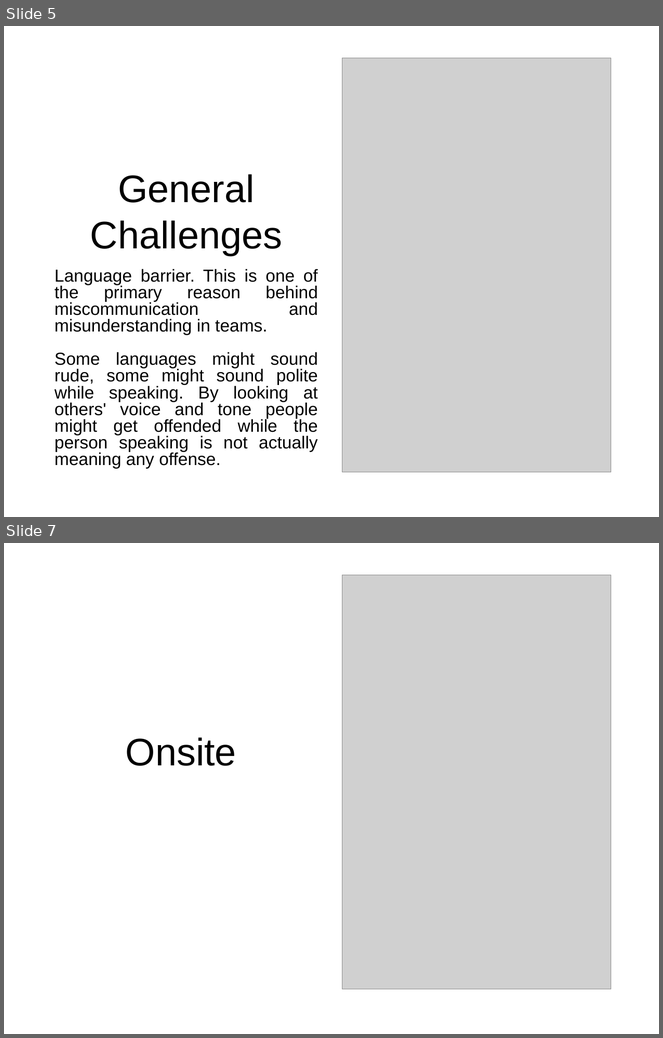
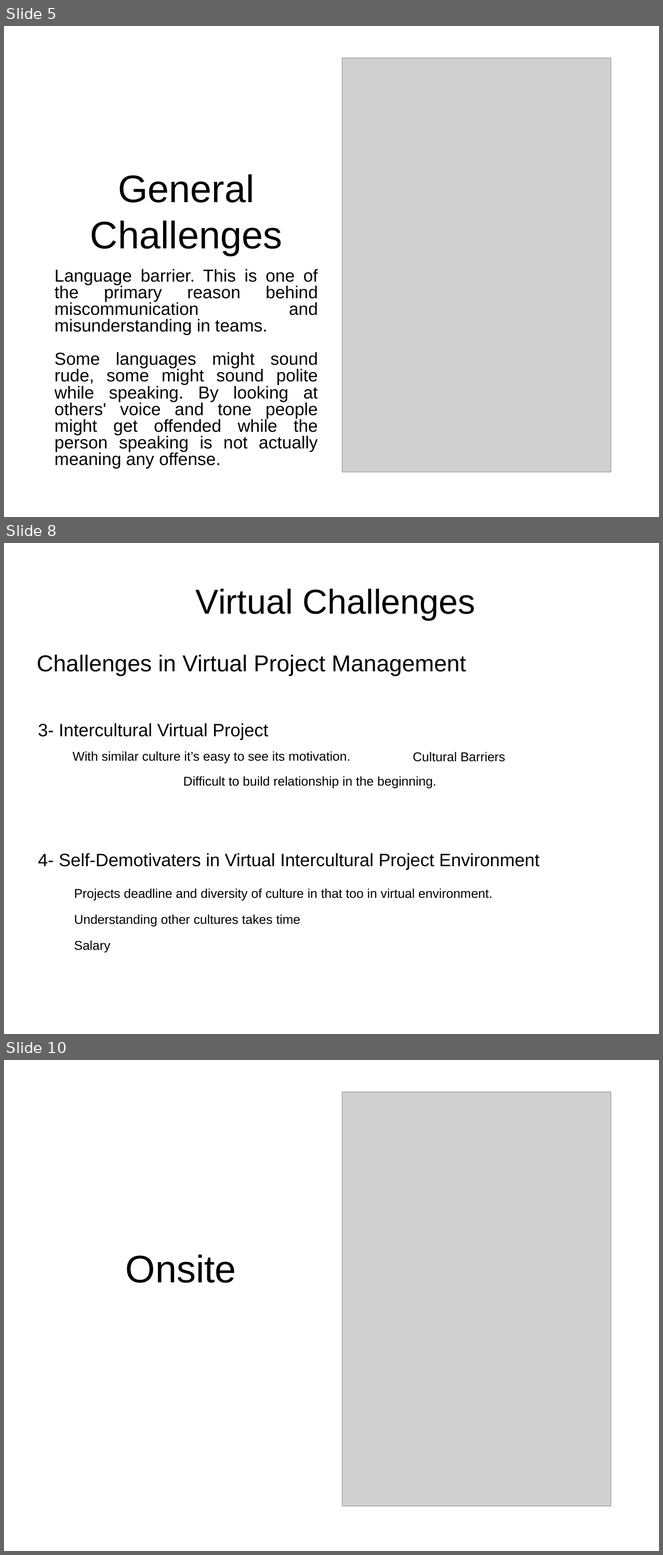
Before and after one commit to samiuljahan/IPM17, a slide deck: PPT.pptx. Shown one above the other, each under a label of ours: slides 5 and 7 before the commit, slides 5, 8 and 10 after it; the slides between them are not shown. The pictures are 663x1038 and 663x1555 pixels, drawn with LibreOffice and Linux fonts; fonts in the diff are those of the drawing; grey boxes stand for pictures. Boxes give left, top, right and bottom in pixels: in the first picture for what was removed or moved away, otherwise in the second. Text is boxed around its words. In the diff, an @@ line names an element or a change of style, - is before the commit and + after.

```diff
--- a/PPT.pptx
+++ b/PPT.pptx
@@ slide 8 added at [4,543,659,1034], background #FFFFFF @@
@@ title added at [196,589,475,620], 54 pt, text #000000 @@
+Virtual Challenges
@@ text added at [37,655,466,676], 36 pt, text #000000 @@
+Challenges in Virtual Project Management
@@ text added at [38,723,268,740], 28 pt, text #000000 @@
+3- Intercultural Virtual Project
@@ text added at [73,752,350,763], 20 pt, text #000000 @@
+With similar culture it’s easy to see its motivation.
@@ text added at [413,752,505,762], 20 pt, text #000000 @@
+Cultural Barriers
@@ text added at [183,776,437,788], 20 pt, text #000000 @@
+Difficult to build relationship in the beginning.
@@ text added at [38,853,540,870], 28 pt, text #000000 @@
+  4- Self-Demotivaters in Virtual Intercultural Project Environment
@@ text added at [74,889,492,901], 20 pt, text #000000 @@
+Projects deadline and diversity of culture in that too in virtual environment.
@@ text added at [74,915,301,927], 20 pt, text #000000 @@
+Understanding other cultures takes time
@@ text added at [74,941,111,953], 20 pt, text #000000 @@
+Salary
@@ what was slide 7 is now slide 10 @@
```
Also in this commit, not shown: 3 other slides added, 1 slide removed.
